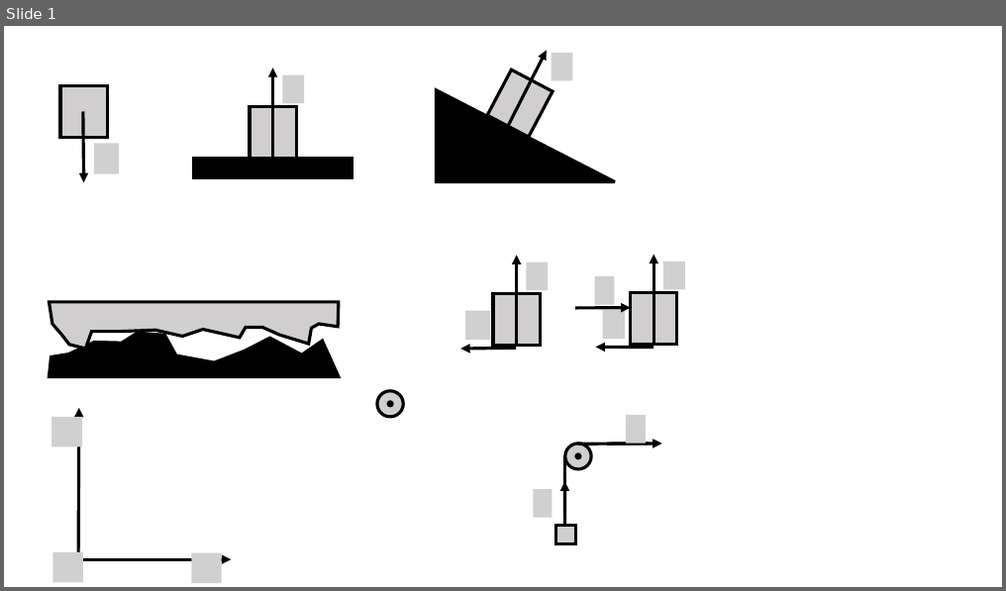
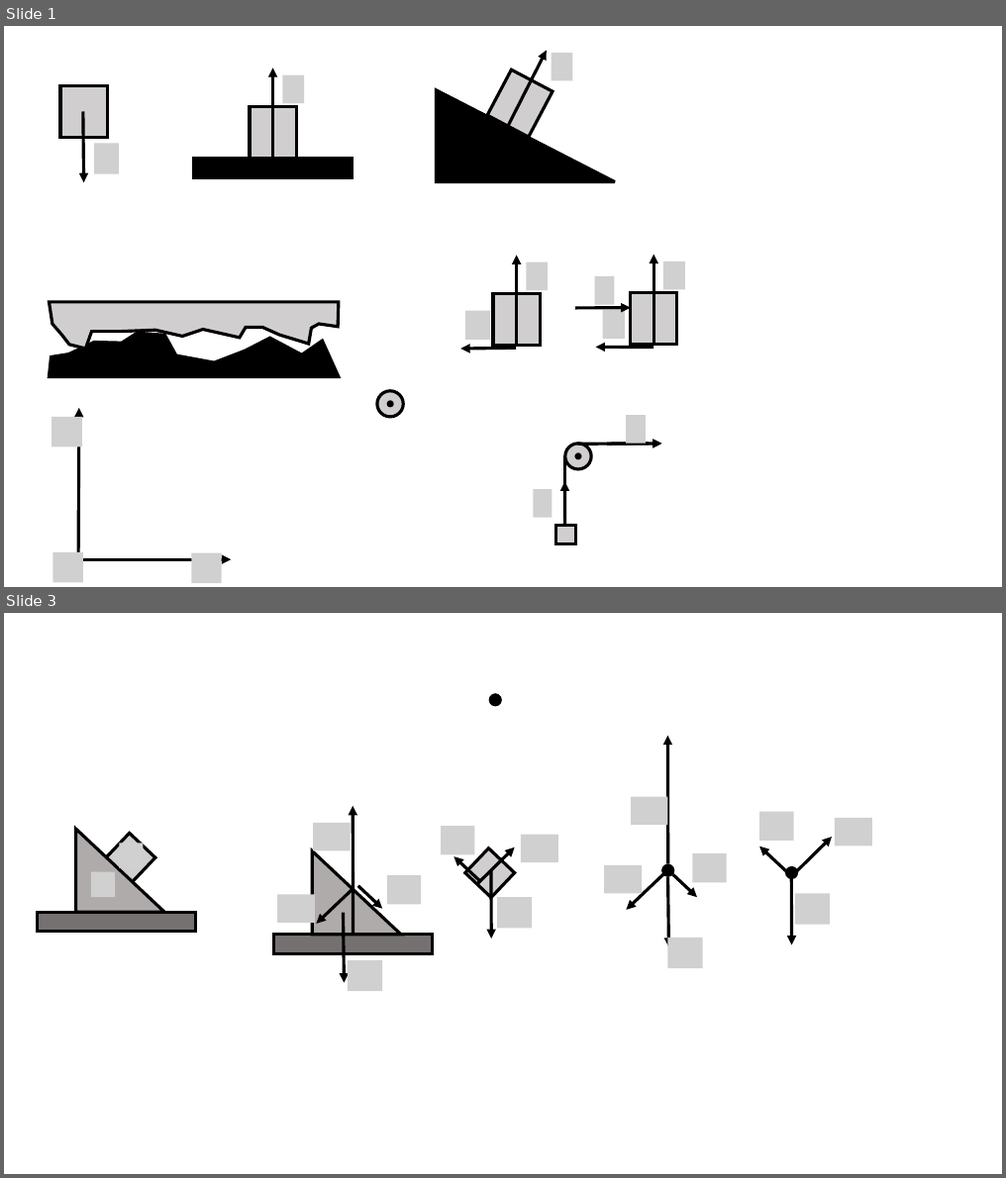
Before and after one commit to OSTP/PhysicsArtofModelling, a slide deck: tex/figures/NewtonsLaws/Figures.pptx. Shown one above the other, each under a label of ours: slide 1 before the commit, slides 1 and 3 after it; the slides between them are not shown. The pictures are 1006x591 and 1006x1178 pixels, drawn with LibreOffice and Linux fonts; fonts in the diff are those of the drawing; grey boxes stand for pictures. Boxes give left, top, right and bottom in pixels: in the first picture for what was removed or moved away, otherwise in the second. Text is boxed around its words. In the diff, an @@ line names an element or a change of style, - is before the commit and + after.

```diff
--- a/tex/figures/NewtonsLaws/Figures.pptx
+++ b/tex/figures/NewtonsLaws/Figures.pptx
@@ slide 3 added at [4,613,1002,1174], background #FFFFFF @@
@@ ellipse added at [491,695,500,705], fill #000000, outline #000000 3 pt @@
@@ group added at [604,736,872,968]: 7 arrows, 7 pictures, 2 ellipses @@
@@ group added at [273,806,558,991]: 7 arrows, 7 pictures, 2 rectangles, 1 right triangle @@
@@ group added at [37,829,196,932]: 2 rectangles, 2 pictures, 1 right triangle @@
```
Also in this commit, not shown: 2 other slides added, 1 slide removed, 12 other files.
